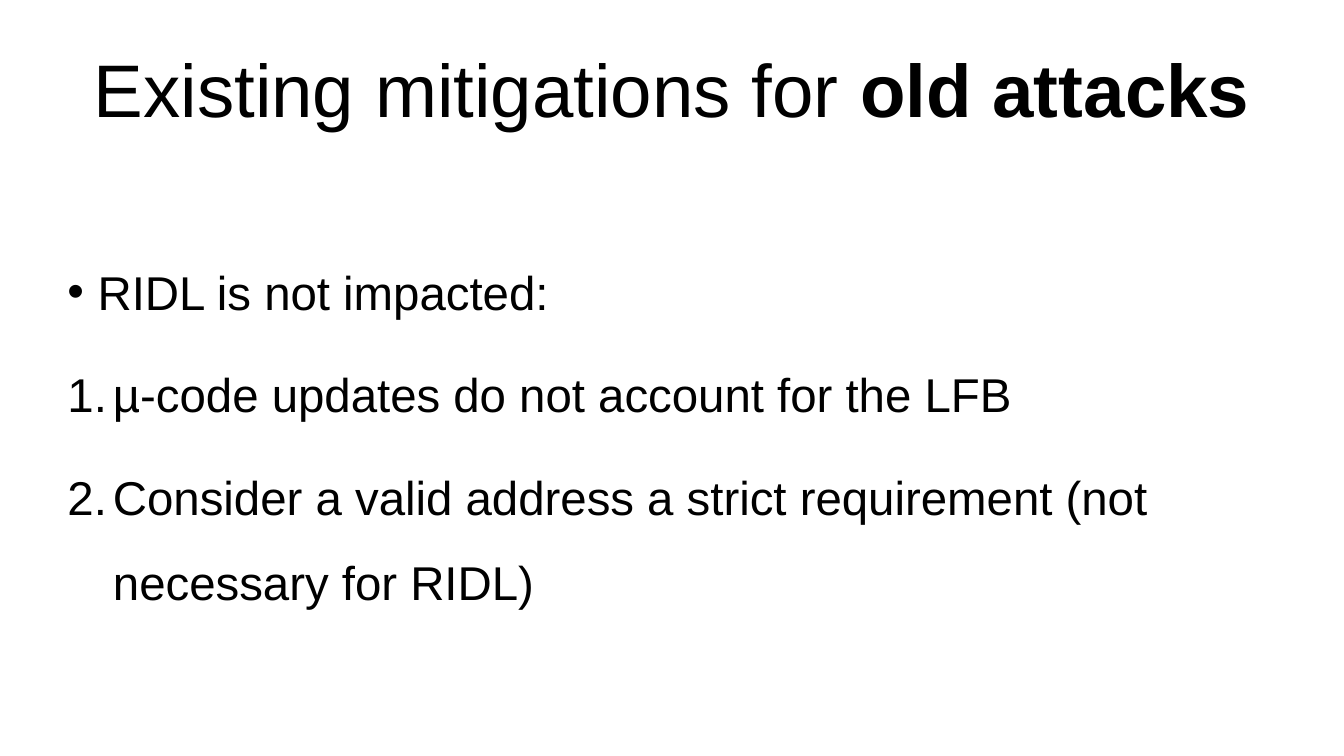
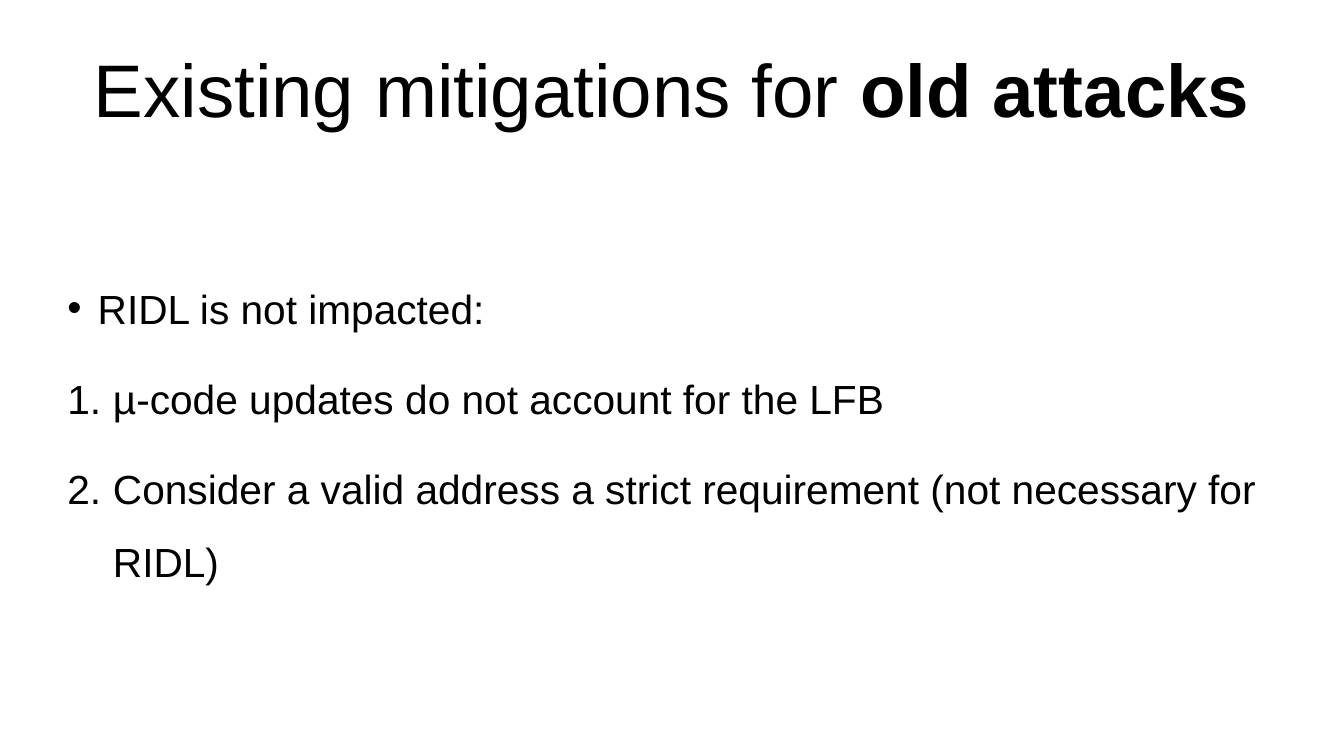
Before and after one commit to Rijndael99/hw_vulnerabilities, a slide deck: slide 12 of presentation1.pptx. Drawn at 1344x756 pixels with LibreOffice and Linux fonts; fonts in the diff are those of the drawing. Boxes give left, top, right and bottom in pixels: in the first picture for what was removed or moved away, otherwise in the second. Text is boxed around its words. In the diff, an @@ line names an element or a change of style, - is before the commit and + after.

Commit message:
Fix typos and formatting

```diff
--- a/presentation1.pptx
+++ b/presentation1.pptx
@@ text "RIDL is not impacted:" at (98, 294, 1255, 585): size 28 to 24 pt @@
```
Also in this commit, not shown: 3 other slides changed.
